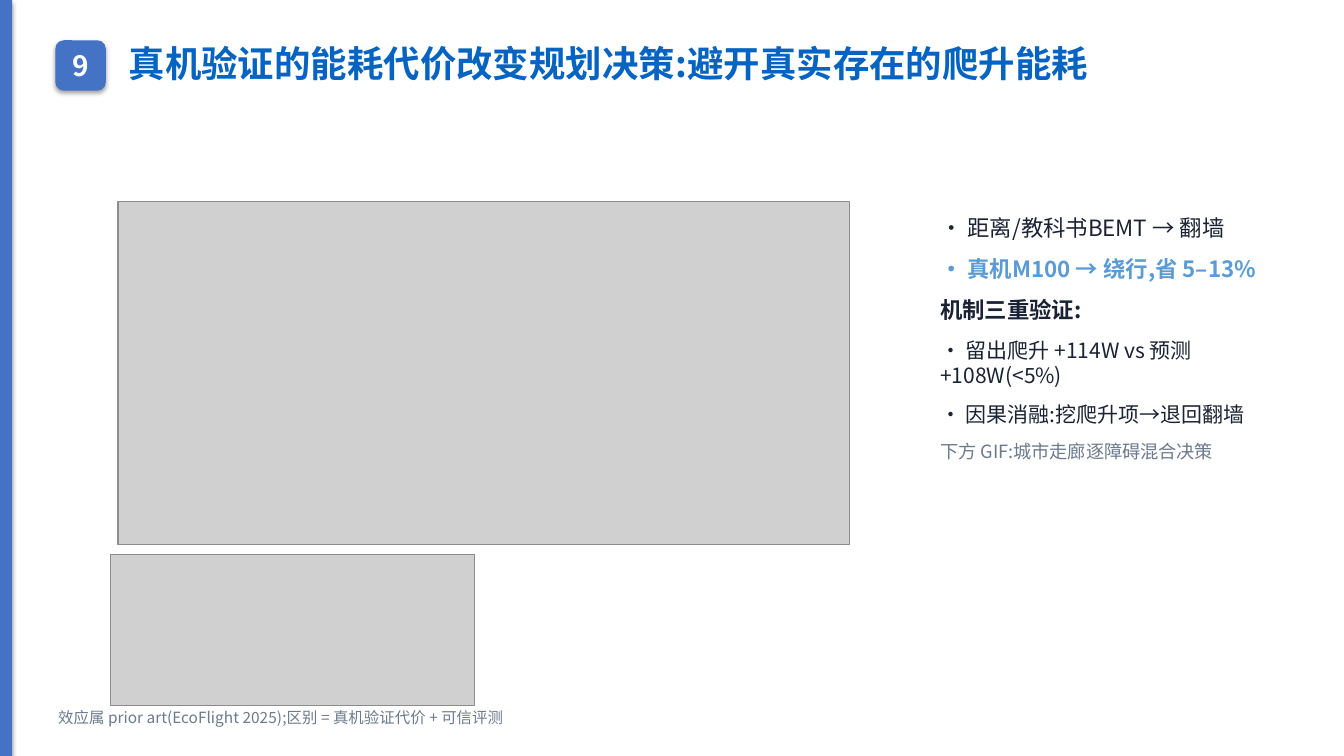
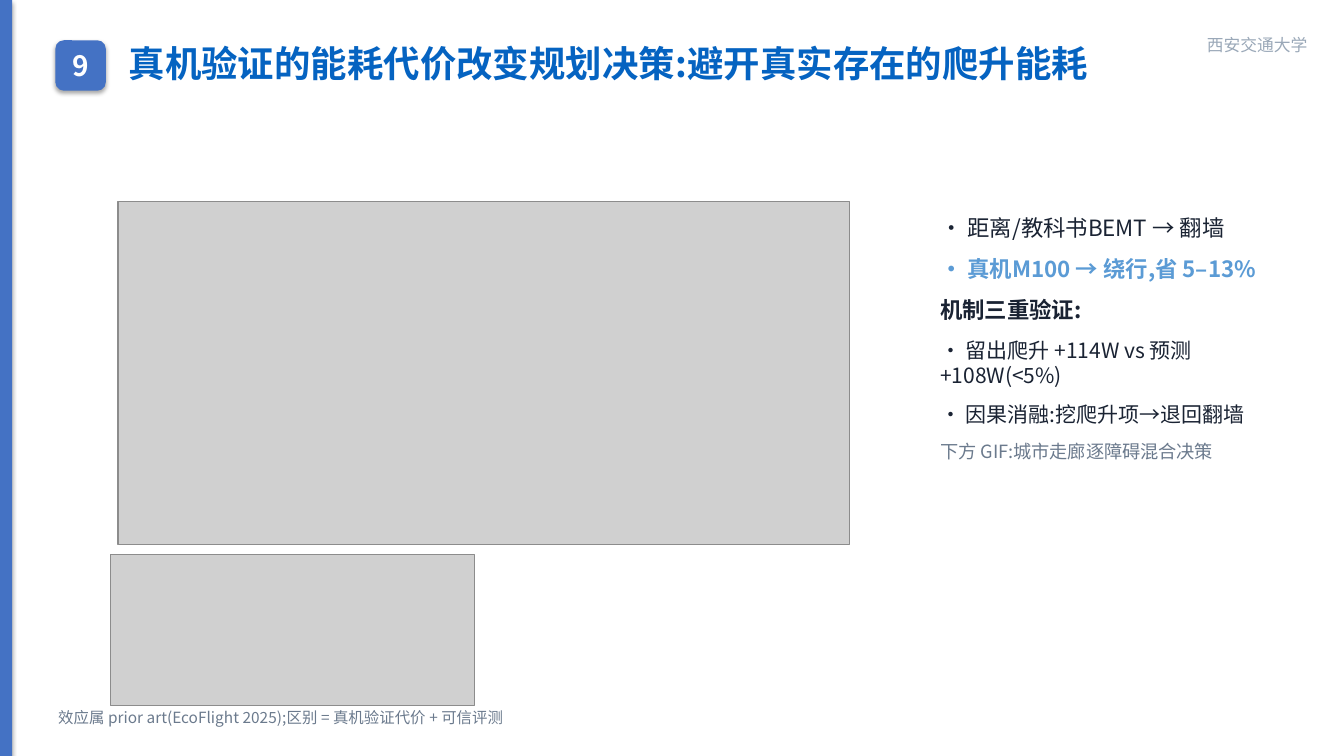
Before and after one commit to wbz0429/PathPlanningwithEnergy, a slide deck: slide 10 of autoresearch/energy_m100/experiments/midterm_defense.pptx. Drawn at 1344x756 pixels with LibreOffice and Linux fonts; fonts in the diff are those of the drawing; grey boxes stand for pictures. Boxes give left, top, right and bottom in pixels: in the first picture for what was removed or moved away, otherwise in the second. Text is boxed around its words. In the diff, an @@ line names an element or a change of style, - is before the commit and + after.

```diff
--- a/autoresearch/energy_m100/experiments/midterm_defense.pptx
+++ b/autoresearch/energy_m100/experiments/midterm_defense.pptx
@@ text added at <box>1207,37,1308,52</box>, 12 pt, text #9AA8B8 @@
+西安交通大学
```
Also in this commit, not shown: 24 other slides changed, 3 other files.
